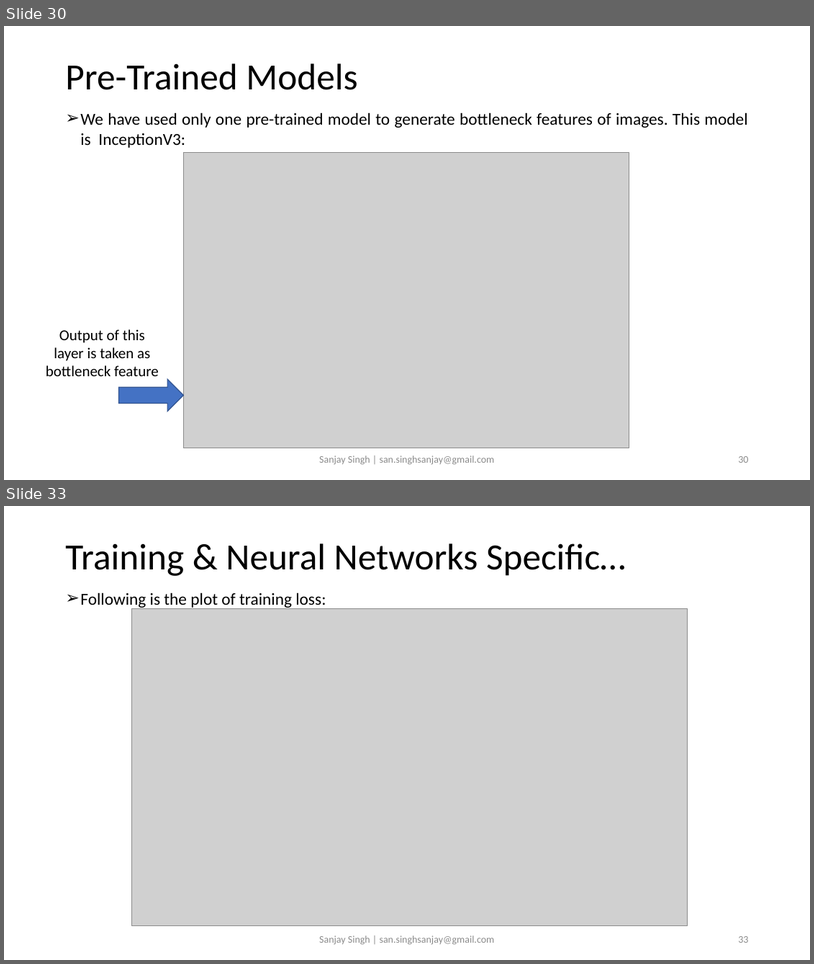
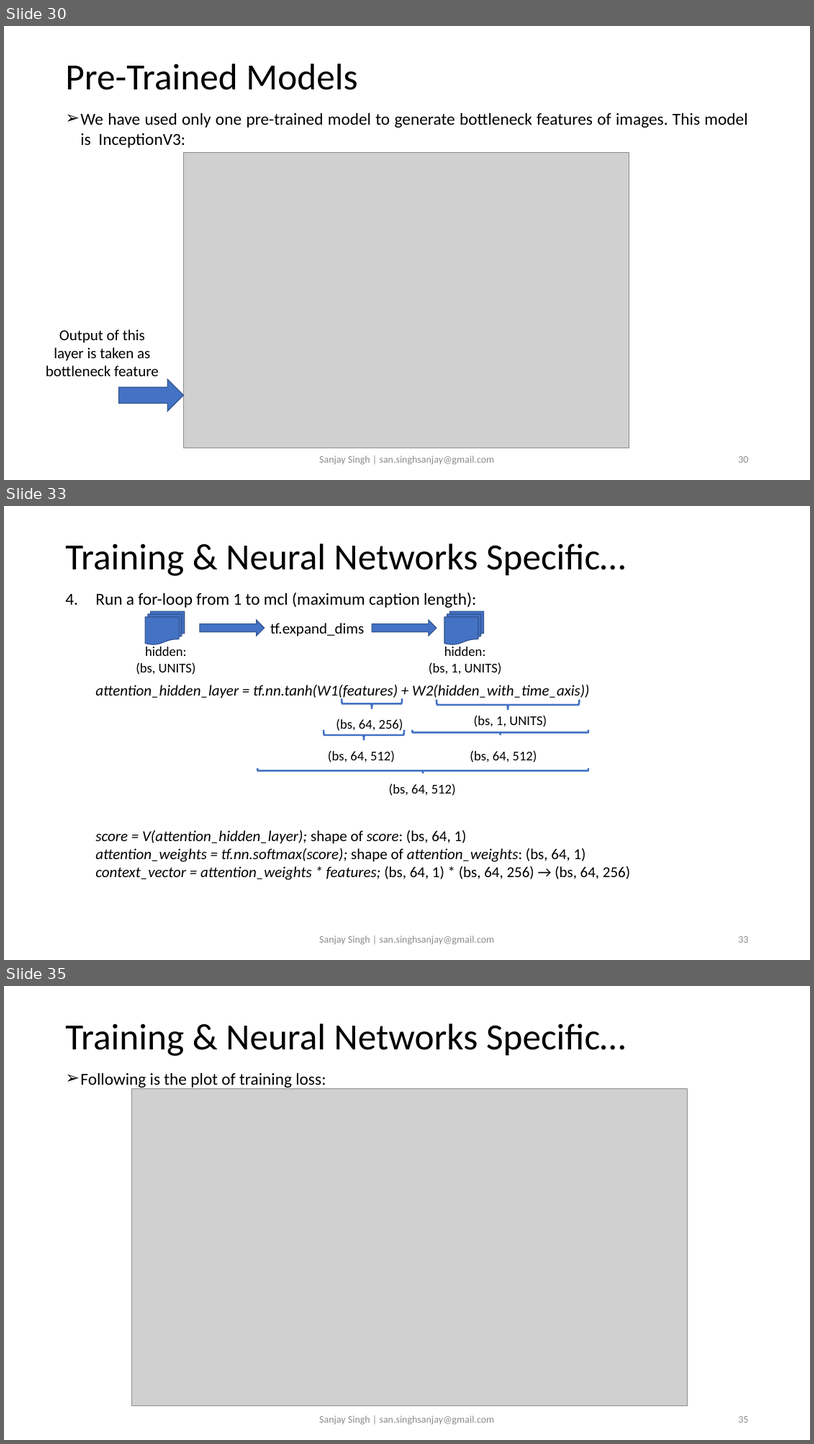
Before and after one commit to sansinghsanjay/Flickr8k_ImageCaptioning_AttentionMechanism, a slide deck: readme.pptx. Shown one above the other, each under a label of ours: slides 30 and 33 before the commit, slides 30, 33 and 35 after it; the slides between them are not shown. The pictures are 814x964 and 814x1444 pixels, drawn with LibreOffice and Linux fonts; fonts in the diff are those of the drawing; grey boxes stand for pictures. Boxes give left, top, right and bottom in pixels: in the first picture for what was removed or moved away, otherwise in the second. Text is boxed around its words. In the diff, an @@ line names an element or a change of style, - is before the commit and + after.

```diff
--- a/readme.pptx
+++ b/readme.pptx
@@ slide 33 added at (x1=4, y1=506, x2=810, y2=960), background #FFFFFF @@
@@ title added at (x1=65, y1=543, x2=626, y2=576), 44 pt, text #000000 @@
+Training & Neural Networks Specific…
@@ text added at (x1=95, y1=592, x2=630, y2=880), 18 pt, text #000000, italic @@
+4. Run a for-loop from 1 to mcl (maximum caption length):
+  attention_hidden_layer = tf.nn.tanh(W1(features) + W2(hidden_with_time_axis))
+  score = V(attention_hidden_layer); shape of score: (bs, 64, 1)
+  attention_weights = tf.nn.softmax(score); shape of attention_weights: (bs, 64, 1)
+  context_vector = attention_weights * features; (bs, 64, 1) * (bs, 64, 256) → (bs, 64, 256)
@@ flow chart multidocument added at (x1=145, y1=611, x2=184, y2=644), fill #4472C4, outline #325491 1 pt @@
@@ flow chart multidocument added at (x1=445, y1=611, x2=484, y2=644), fill #4472C4, outline #325491 1 pt @@
@@ right arrow added at (x1=200, y1=620, x2=265, y2=636), fill #4472C4, outline #325491 1 pt @@
@@ text added at (x1=270, y1=623, x2=364, y2=636), 18 pt, text #000000 @@
+tf.expand_dims
@@ right arrow added at (x1=373, y1=620, x2=437, y2=636), fill #4472C4, outline #325491 1 pt @@
@@ text added at (x1=136, y1=646, x2=196, y2=674), 16 pt, text #000000 @@
+hidden:
+(bs, UNITS)
@@ text added at (x1=429, y1=646, x2=502, y2=674), 16 pt, text #000000 @@
+hidden:
+(bs, 1, UNITS)
@@ left brace added at (x1=342, y1=699, x2=402, y2=709), outline #4472C4 2.25 pt @@
@@ left brace added at (x1=437, y1=699, x2=579, y2=710), outline #4472C4 2.25 pt @@
@@ text added at (x1=336, y1=718, x2=404, y2=733), 16 pt, text #000000 @@
+(bs, 64, 256)
@@ text added at (x1=474, y1=715, x2=547, y2=727), 16 pt, text #000000 @@
+(bs, 1, UNITS)
@@ left brace added at (x1=324, y1=730, x2=404, y2=740), outline #4472C4 2.25 pt @@
@@ left brace added at (x1=413, y1=729, x2=589, y2=735), outline #4472C4 2.25 pt @@
@@ text added at (x1=328, y1=750, x2=395, y2=762), 16 pt, text #000000 @@
+(bs, 64, 512)
@@ text added at (x1=470, y1=750, x2=538, y2=762), 16 pt, text #000000 @@
+(bs, 64, 512)
@@ left brace added at (x1=257, y1=768, x2=589, y2=773), outline #4472C4 2.25 pt @@
@@ text added at (x1=389, y1=783, x2=456, y2=795), 16 pt, text #000000 @@
+(bs, 64, 512)
@@ text added at (x1=319, y1=935, x2=495, y2=944), 12 pt, text #8C8C8C @@
+Sanjay Singh | san.singhsanjay@gmail.com
@@ page number added at (x1=738, y1=936, x2=748, y2=942), 12 pt, text #8C8C8C @@
+33
@@ what was slide 33 is now slide 35 @@
```
Also in this commit, not shown: 2 slides changed, 1 other slide added, 1 other file.
